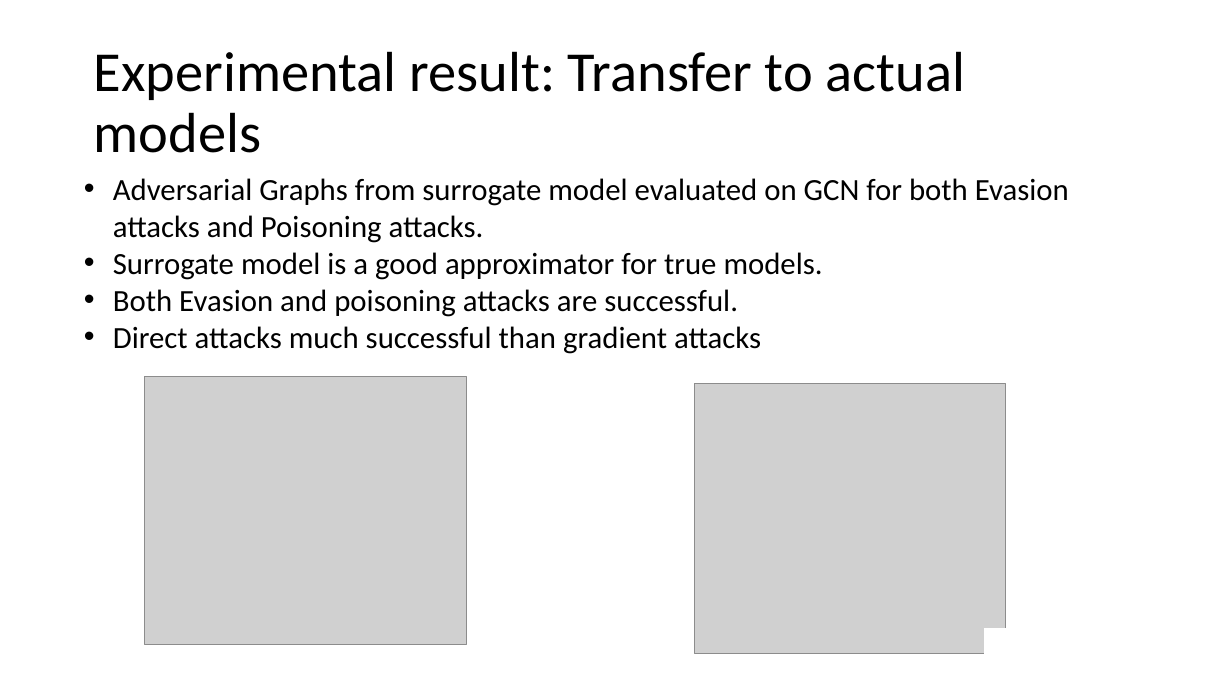
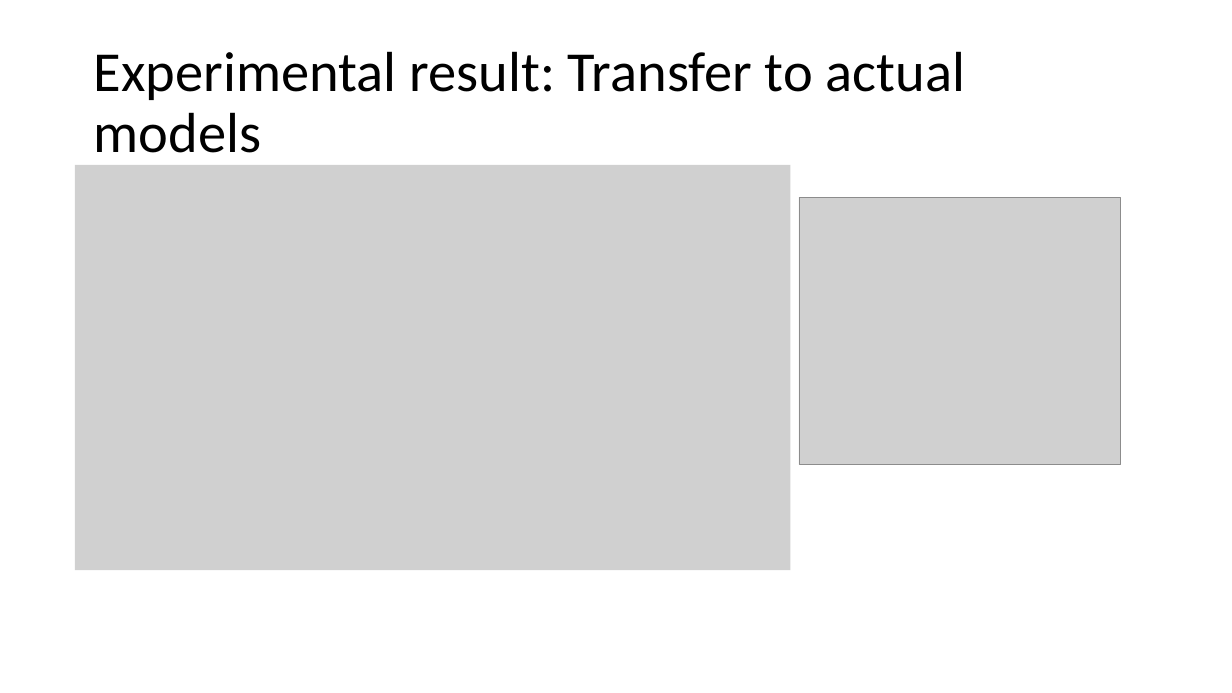
Before and after one commit to aisecure/aisecure.github.io, a slide deck: slide 25 of TEACHING/files/2019/1029/CS598AML_AmishGoel.pptx. Drawn at 1232x693 pixels with LibreOffice and Linux fonts; fonts in the diff are those of the drawing; grey boxes stand for pictures. Boxes give left, top, right and bottom in pixels: in the first picture for what was removed or moved away, otherwise in the second. Text is boxed around its words. In the diff, an @@ line names an element or a change of style, - is before the commit and + after.

Commit message:
Update 10/29 slides

```diff
--- a/TEACHING/files/2019/1029/CS598AML_AmishGoel.pptx
+++ b/TEACHING/files/2019/1029/CS598AML_AmishGoel.pptx
@@ picture added at <box>75,165,790,570</box> @@
@@ text removed at <box>113,178,1069,354</box> @@
-• Adversarial Graphs from surrogate model evaluated on GCN for both Evasion attacks and Poisoning attacks.
-• Surrogate model is a good approximator for true models.
-• Both Evasion and poisoning attacks are successful.
-• Direct attacks much successful than gradient attacks
@@ picture: place and size @@
-picture at <box>145,377,467,644</box>
+picture at <box>799,197,1121,464</box>
@@ picture removed at <box>695,384,1006,653</box> @@
@@ rectangle removed at <box>985,628,1022,661</box> @@
```
Also in this commit, not shown: 4 other slides changed.
